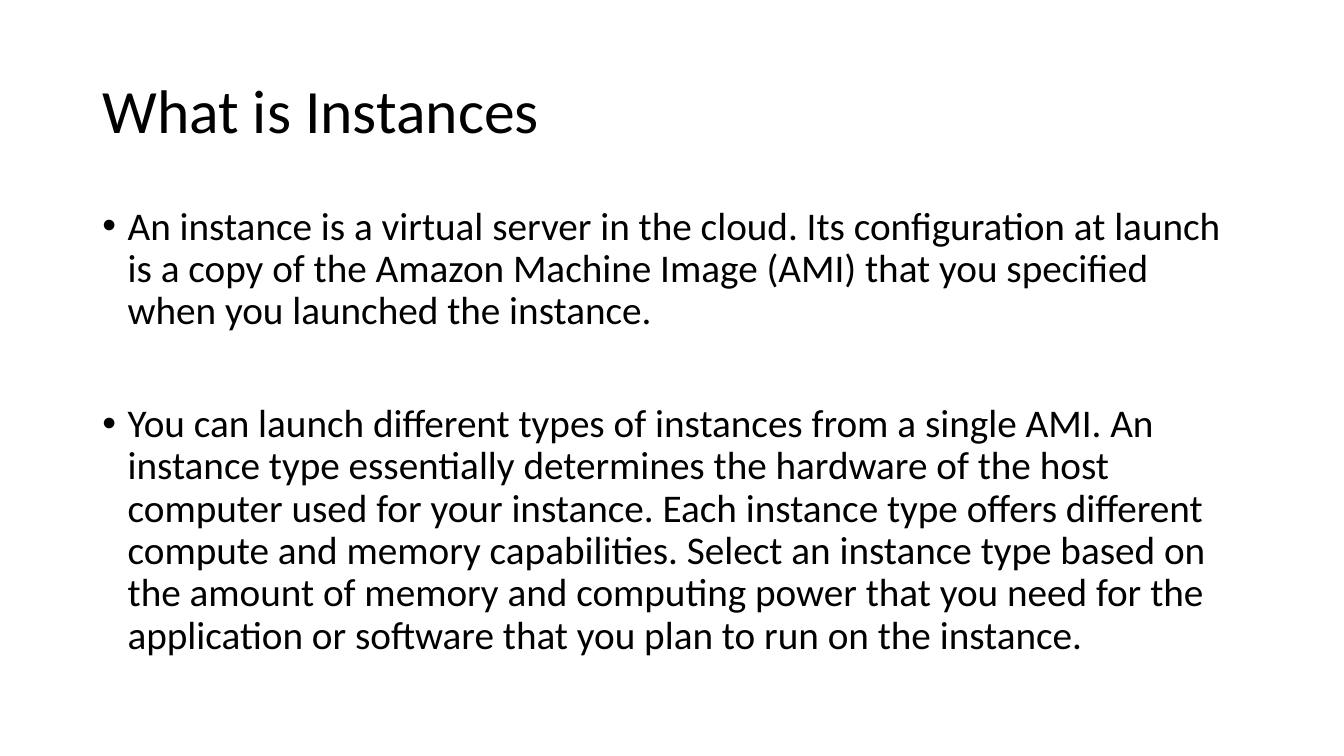
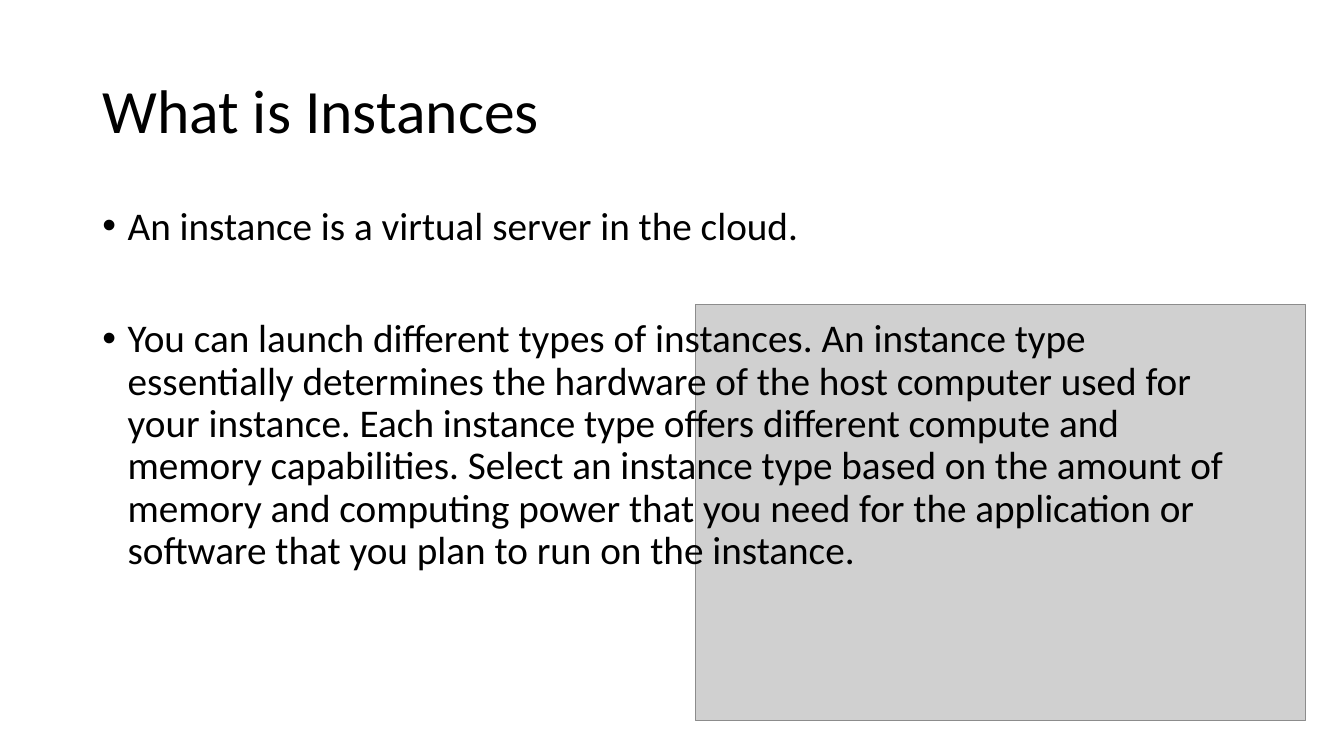
Before and after one commit to beeeiruuui/GitShare, a slide deck: slide 7 of FYPPresentation.pptx. Drawn at 1344x756 pixels with LibreOffice and Linux fonts; fonts in the diff are those of the drawing; grey boxes stand for pictures. Boxes give left, top, right and bottom in pixels: in the first picture for what was removed or moved away, otherwise in the second. Text is boxed around its words. In the diff, an @@ line names an element or a change of style, - is before the commit and + after.

Commit message:
t4rw
r23w

```diff
--- a/FYPPresentation.pptx
+++ b/FYPPresentation.pptx
@@ text at [128, 212, 1223, 574]: text changed @@
-• An instance is a virtual server in the cloud. Its configuration at launch is a copy of the Amazon Machine Image (AMI) that you specified when you launched the instance.
-• You can launch different types of instances from a single AMI. An instance type essentially determines the hardware of the host computer used for your instance. Each instance type offers different compute and memory capabilities. Select an instance type based on the amount of memory and computing power that you need for the application or software that you plan to run on the instance.
+• An instance is a virtual server in the cloud.
+• You can launch different types of instances. An instance type essentially determines the hardware of the host computer used for your instance. Each instance type offers different compute and memory capabilities. Select an instance type based on the amount of memory and computing power that you need for the application or software that you plan to run on the instance.
@@ picture added at [696, 304, 1307, 721] @@
```
Also in this commit, not shown: 4 other slides changed, 2 slides added, 1 slide removed.
